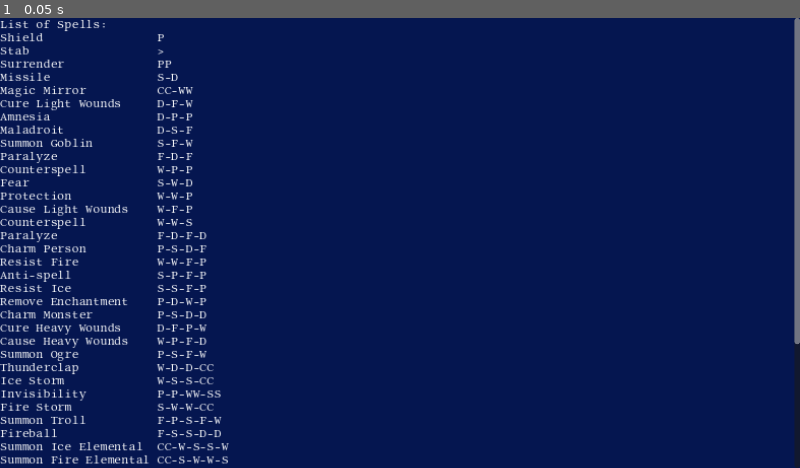
Above: before the commit, frame 1.
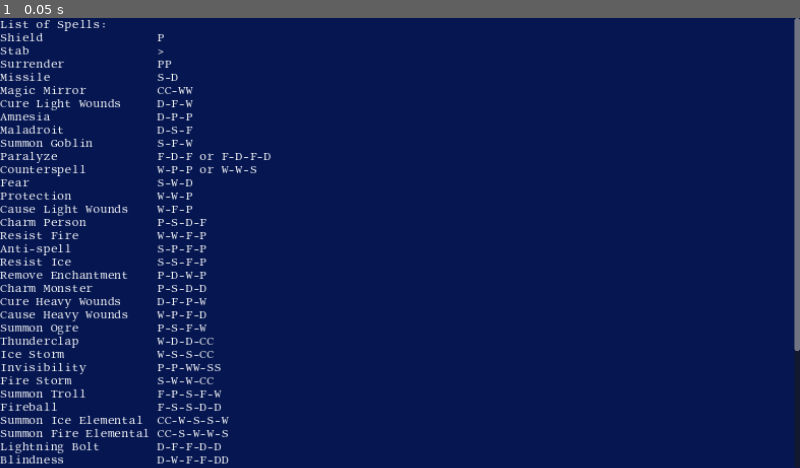
Above: after the commit, the same moment.

Repository: snhumphr/Wizard-Duels
Game: Godot game, scene res://game.tscn
Two runs of this game, one before a commit and one after it. Both use one fixed random seed, a clock stepped at 60 frames per second and the inputs below. This scene is started directly instead of the project's main scene.
Inputs:
- Up to frame 1 (0.05 s): no input

The runs differ from the first frame. In frame 1, 3.4% of the frame differs, in the area x 0-100%, y 30-100%.
Error in both runs: Invalid access to property or key '1' on a base object of type 'Nil'. (res://Game.gd:98)

Commit message:
Made alternate gesture versions of the same spell stack

Diff:
--- a/SpellList.gd
+++ b/SpellList.gd
@@ -3,7 +3,7 @@
 
 var length = 22
 
-# Future ideas: make alternate gesture versions of the same spell stack
+# Future ideas:
 # Make thunderclap get a strikethrough mark if it's already been used
 
 
@@ -14,7 +14,34 @@
 func init(spellArray):
 	self.add_text("List of Spells:")
 	self.newline()
+
+	var spellDict = {}
+
 	for spell in spellArray:
+		if not spellDict.has(spell.name):
+			spellDict[spell.name] = [spell.gestures]
+		else:
+			spellDict[spell.name].append(spell.gestures)
+
+	for spell in spellDict.keys():
+		self.add_text(spell)
+		for i in range(length-spell.length()):
+			self.add_text(" ")
+		for s in range(spellDict[spell].size()):
+			if s > 0:
+				self.add_text(" or ")
+			for i in spellDict[spell][s].size():
+				if spellDict[spell][s][i] == "C":
+					self.add_text("CC")
+				else:
+					self.add_text(spellDict[spell][s][i])
+				if i + 1 < spellDict[spell][s].size():
+					self.add_text("-")
+		self.newline()
+	self.newline()
+
+	for spell in spellArray:
+		break
 		self.add_text(spell.name)
 		for i in range(length-spell.name.length()):
 			self.add_text(" ")
